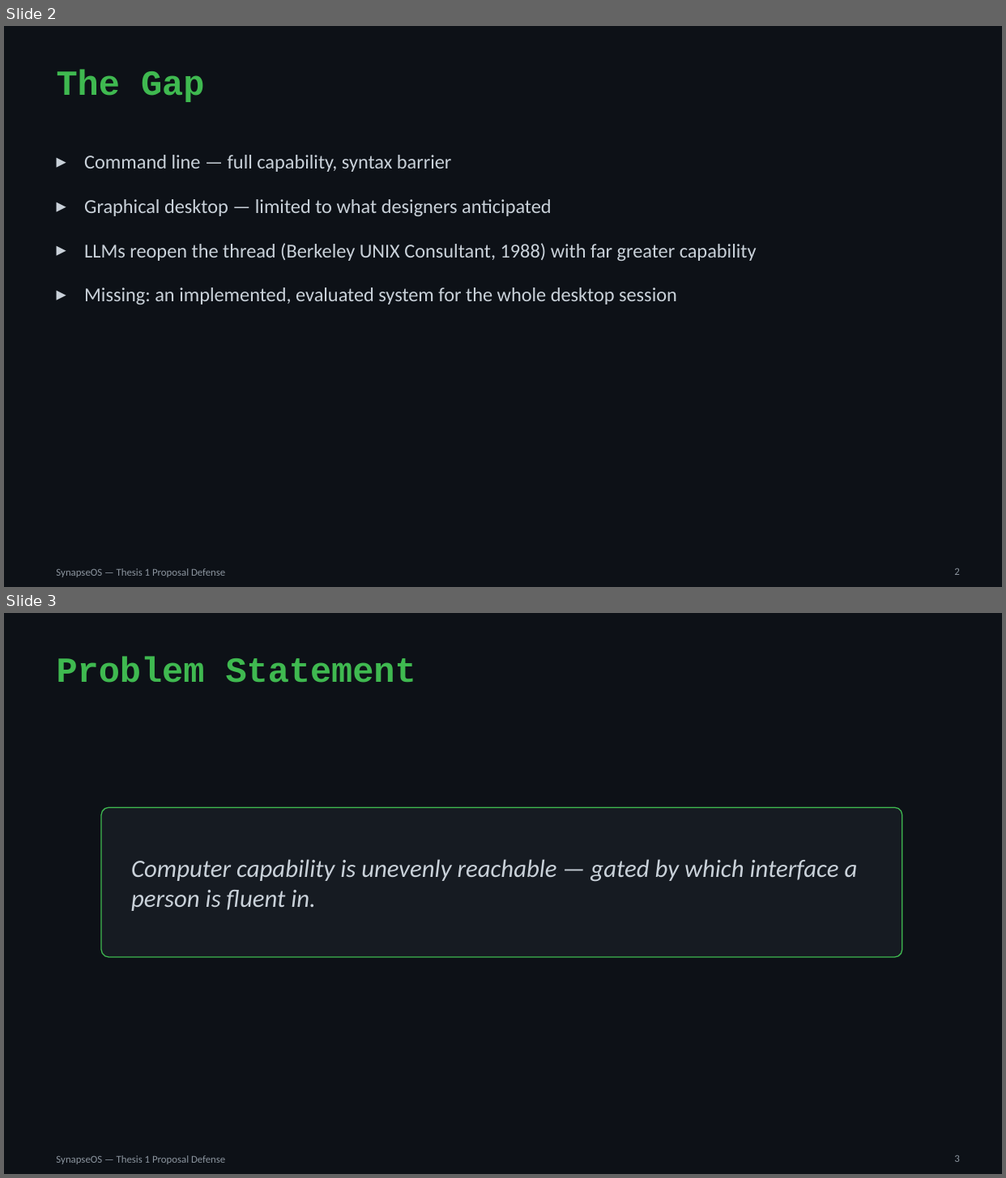
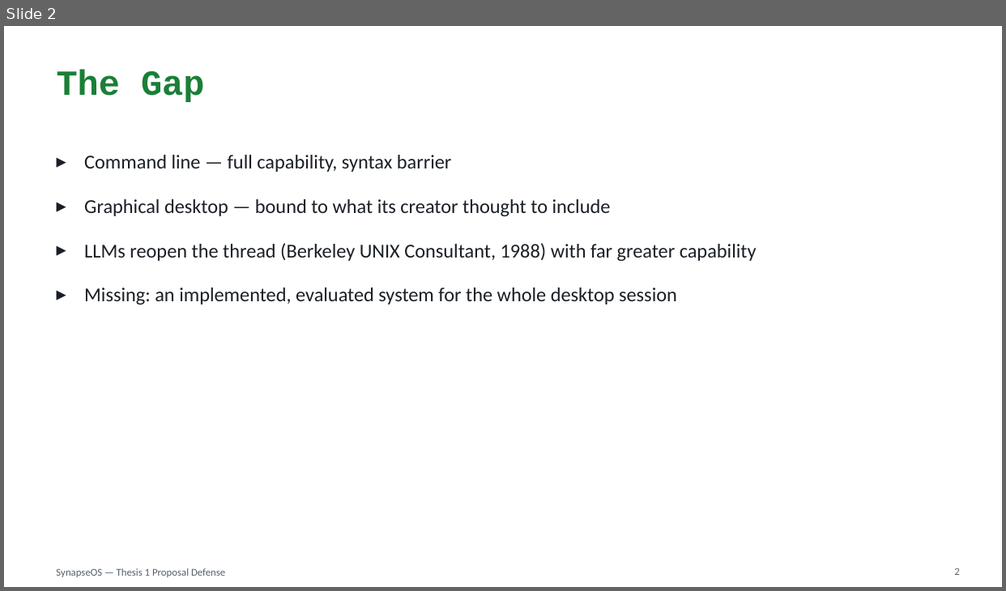
Before and after one commit to willardcsoriano/thesis, a slide deck: thesis 1/defense/SynapseOS_Proposal_Defense.pptx. Shown one above the other, each under a label of ours: slides 2 and 3 before the commit, slide 2 after it. The pictures are 1006x1178 and 1006x591 pixels, drawn with LibreOffice and Linux fonts; fonts in the diff are those of the drawing. Boxes give left, top, right and bottom in pixels: in the first picture for what was removed or moved away, otherwise in the second. Text is boxed around its words. In the diff, an @@ line names an element or a change of style, - is before the commit and + after.

```diff
--- a/thesis 1/defense/SynapseOS_Proposal_Defense.pptx
+++ b/thesis 1/defense/SynapseOS_Proposal_Defense.pptx
@@ slide 3 removed at box(4, 613, 1002, 1174), background #0D1117; not listed: 1 template element that a slide beside it also shows @@
@@ title removed at box(57, 656, 416, 683) @@
-Problem Statement
@@ rounded rectangle removed at box(101, 807, 902, 957) @@
@@ text removed at box(131, 859, 858, 911) @@
-Computer capability is unevenly reachable — gated by which interface a person is fluent in.
@@ page number removed at box(954, 1156, 959, 1162) @@
-3
@@ slide 2 changed as well @@
@@ background #0D1117 to #FFFFFF @@
@@ title "The Gap" at box(57, 69, 204, 102): text colour #3FB950 to #1A7F37 @@
@@ text at box(84, 155, 756, 305): text colour #C9D1D9 to #1A1F26 in "Command line — full capability, syntax barrier", "LLMs reopen the thread (Berkeley UNIX Consultant, ...", "Missing: an implemented, evaluated system for the ..." @@
@@ text at box(84, 199, 611, 216): text changed; text colour #C9D1D9 to #1A1F26 @@
-▸ Graphical desktop — limited to what designers anticipated
+▸ Graphical desktop — bound to what its creator thought to include
@@ text "SynapseOS — Thesis 1 Proposal ..." at box(56, 569, 225, 578): text colour #8B949E to #57606A @@
@@ page number at box(954, 568, 959, 575): text colour #8B949E to #57606A @@
```
Also in this commit, not shown: 14 other slides changed, 1 slide added, 4 other files.
